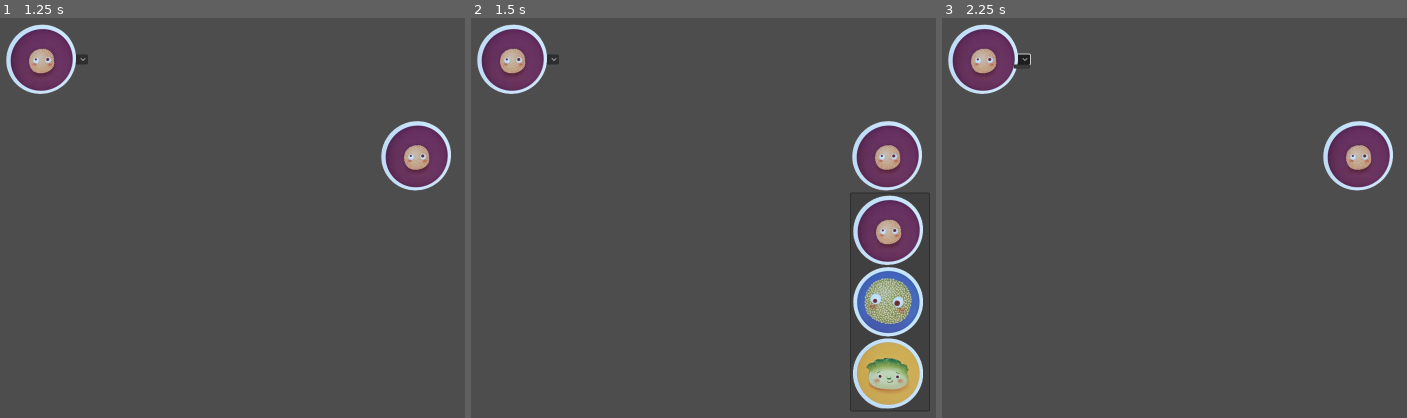
Above: before the commit, frames 1-3 (left to right).
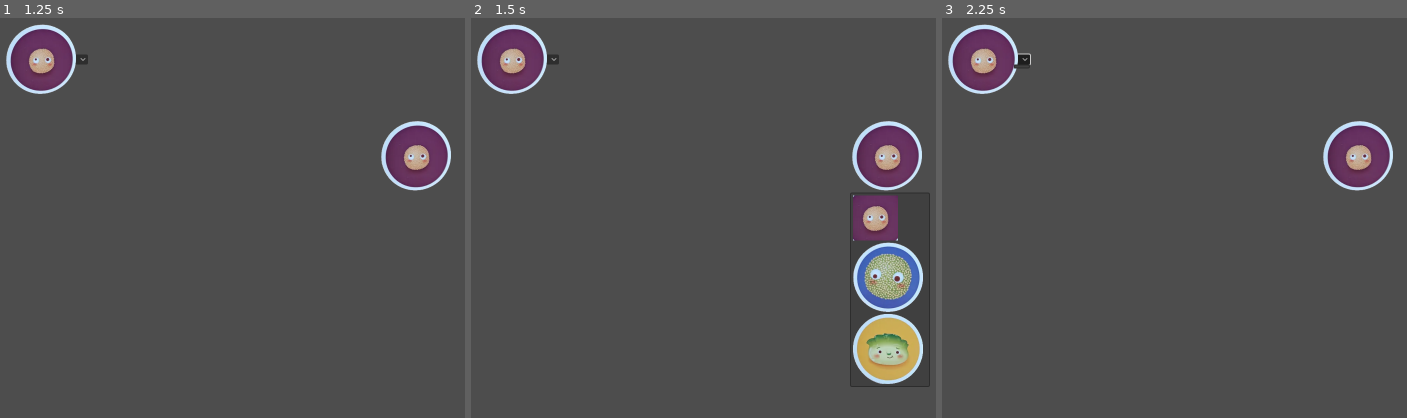
Above: after the commit, the same moments.

Repository: BrandonChang1/CPSC481AIsushidimsum
Game: Godot game, scene res://main.tscn
Two runs of this game, one before a commit and one after it. Both use one fixed random seed, a clock stepped at 60 frames per second and the inputs below.
Inputs (mouse positions are in pixels of both pictures, inside the frame that each line leads up to):
- Up to frame 1 (1.25 s): tap Enter at 0.5 s
- Up to frame 2 (1.5 s): click (884, 154) at 1.25 s
- Up to frame 3 (2.25 s): click (1021, 58) at 2 s

Frame 1 is identical in both runs. In frame 2, 6.7% of the frame differs, in the area x 81-99%, y 44-99%; in frame 3, nothing differs.

Commit message:
breakthrough signal

Diff:
--- a/main.tscn
+++ b/main.tscn
@@ -1,6 +1,7 @@
-[gd_scene load_steps=5 format=3 uid="uid://unrxlwdu170"]
+[gd_scene load_steps=7 format=3 uid="uid://unrxlwdu170"]
 
 [ext_resource type="Texture2D" uid="uid://cbw7j851kawpy" path="res://images/smallsesameball.png" id="1_tg8bt"]
+[ext_resource type="Texture2D" uid="uid://d2g585c1du0r4" path="res://images/smallsesameball_sq.png" id="2_hj5bs"]
 [ext_resource type="Texture2D" uid="uid://82olq5kicnbb" path="res://images/largesesameball.png" id="2_lvn30"]
 [ext_resource type="Texture2D" uid="uid://cobaeni5n52g6" path="res://images/chivedumpling.png" id="3_ebtc3"]
 
@@ -9,6 +10,25 @@
 
 extends Control
 
+var max_small_sesame = 0
+var max_large_sesame = 0
+var max_chive = 0
+var max_egg = 0
+var max_shrimp = 0
+var max_turnip = 0
+var max_shumai = 0
+var max_steamed = 0
+var max_chopsticks = 0
+
+var min_small_sesame = 0
+var min_large_sesame = 0
+var min_chive = 0
+var min_egg = 0
+var min_shrimp = 0
+var min_turnip = 0
+var min_shumai = 0
+var min_steamed = 0
+var min_chopsticks = 0
 
 # Called when the node enters the scene tree for the first time.
 func _ready() -> void:
@@ -18,6 +38,24 @@
 # Called every frame. 'delta' is the elapsed time since the previous frame.
 func _process(delta: float) -> void:
 	pass
+"
+
+[sub_resource type="GDScript" id="GDScript_1dx7h"]
+script/source = "extends MenuButton
+
+const bowl_index = 0
+
+# Called when the node enters the scene tree for the first time.
+func _ready() -> void:
+	self.get_popup().id_pressed.connect(_on_item_menu_pressed)
+
+
+# Called every frame. 'delta' is the elapsed time since the previous frame.
+func _process(delta: float) -> void:
+	pass
+
+func _on_item_menu_pressed(id: int):
+	print(\"Bowl \", bowl_index, \" Index \", id , \" selected\")
 "
 
 [node name="Control" type="Control"]
@@ -49,8 +87,30 @@
 expand_icon = true
 switch_on_hover = true
 item_count = 3
-popup/item_0/icon = ExtResource("1_tg8bt")
+popup/item_0/icon = ExtResource("2_hj5bs")
 popup/item_1/icon = ExtResource("2_lvn30")
 popup/item_1/id = 1
 popup/item_2/icon = ExtResource("3_ebtc3")
 popup/item_2/id = 2
+script = SubResource("GDScript_1dx7h")
+
+[node name="MaxSmallSesameCounter" type="Label" parent="."]
+layout_mode = 0
+offset_left = 364.0
+offset_top = 283.0
+offset_right = 457.0
+offset_bottom = 341.0
+
+[node name="MaxLargeSesameCounter" type="Label" parent="."]
+layout_mode = 0
+offset_left = 350.0
+offset_top = 590.0
+offset_right = 390.0
+offset_bottom = 613.0
+
+[node name="MaxChiveCounter" type="Label" parent="."]
+layout_mode = 0
+offset_left = 364.0
+offset_top = 364.0
+offset_right = 404.0
+offset_bottom = 387.0
Binary file added: images/smallsesameball_sq.png
Not shown, added: images/smallsesameball_sq.png.import
